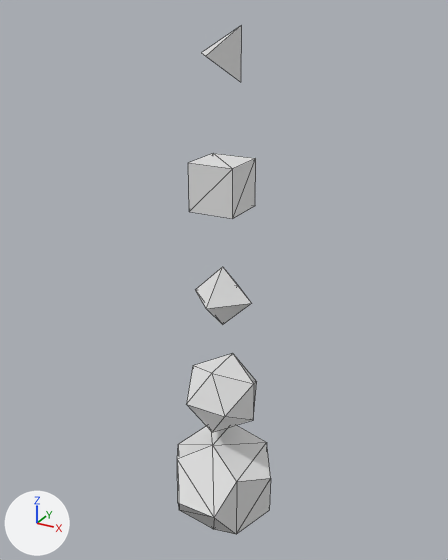
Two versions of the glTF model images/models/platonic.glb, one commit apart.
One viewpoint serves both versions: a 50 mm lens placed at (5.98, -10.81, 0.81), pointed at (-0.11, 0.27, -4.74). The axes (+X, +Y, +Z) are drawn at lower left. The lights are the same throughout. The picture after the commit comes second. Mesh edges are drawn as thin lines. Where no turn or scale is listed for an object, it has been applied to the vertices.

Names of what the first picture shows: '=>[0:1:1:2]', '=>[0:1:1:3]', '=>[0:1:1:4]', '=>[0:1:1:5]', '=>[0:1:1:6]'.
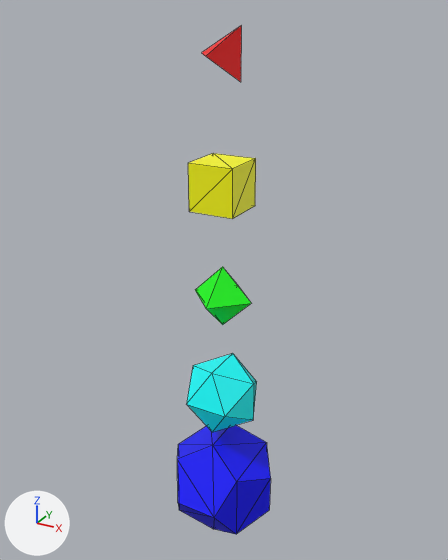
Edits to the bpy script that builds the scene:
```text
Add mat_mat_4:
    mat_mat_4 = principled_material('mat_4')
    mat_mat_4.base_color = (0.0, 0.0, 1.0)  # blue #0000ff
Add mat_mat_3:
    mat_mat_3 = principled_material('mat_3')
    mat_mat_3.base_color = (0.0, 1.0, 1.0)  # cyan #00ffff
Add mat_mat_2:
    mat_mat_2 = principled_material('mat_2')
    mat_mat_2.base_color = (0.0, 1.0, 0.0)  # green #00ff00
Add mat_mat_1:
    mat_mat_1 = principled_material('mat_1')
    mat_mat_1.base_color = (1.0, 1.0, 0.0)  # yellow #ffff00
Add mat_mat_0:
    mat_mat_0 = principled_material('mat_0')
    mat_mat_0.base_color = (1.0, 0.0, 0.0)  # red #ff0000
Change me_solid:
    where me_solid.from_pydata(...)  # 4 vertices, 4 faces; spans x -0.577..0.289, y -0.612..0.204, z -0.5..0.5
    add me_solid.materials.append(mat_mat_0)  # red #ff0000
Change me_solid_001:
    where me_solid_001.from_pydata(...)  # 8 vertices, 12 faces; spans x -0.5..0.5, y -0.5..0.5, z -3.0..-2.0
    add me_solid_001.materials.append(mat_mat_1)  # yellow #ffff00
Change me_solid_002:
    where me_solid_002.from_pydata(...)  # 6 vertices, 8 faces; spans x -0.707..0.707, y -0.707..0.707, z -5.707..-4.293
    add me_solid_002.materials.append(mat_mat_2)  # green #00ff00
Change me_solid_003:
    where me_solid_003.from_pydata(...)  # 12 vertices, 20 faces; spans x -0.81..0.81, y -0.81..0.81, z -8.31..-6.69
    add me_solid_003.materials.append(mat_mat_3)  # cyan #00ffff
Change me_solid_004:
    where me_solid_004.from_pydata(...)  # 20 vertices, 36 faces; spans x -1.31..1.31, y -1.31..1.31, z -11.31..-8.69
    add me_solid_004.materials.append(mat_mat_4)  # blue #0000ff
```

Pixel boxes (x1, y1, x2, y2) of what changed, in the pictures (448 x 560 px):
'=>[0:1:1:6]', recoloured (white to blue): (177, 425, 271, 534) in both
'=>[0:1:1:5]', recoloured (white to cyan): (187, 353, 257, 432) in both
'=>[0:1:1:3]', recoloured (white to yellow): (188, 153, 256, 219) in both
'=>[0:1:1:4]', recoloured (white to green): (195, 267, 251, 325) in both
'=>[0:1:1:2]', recoloured (white to red): (202, 26, 241, 82) in both
